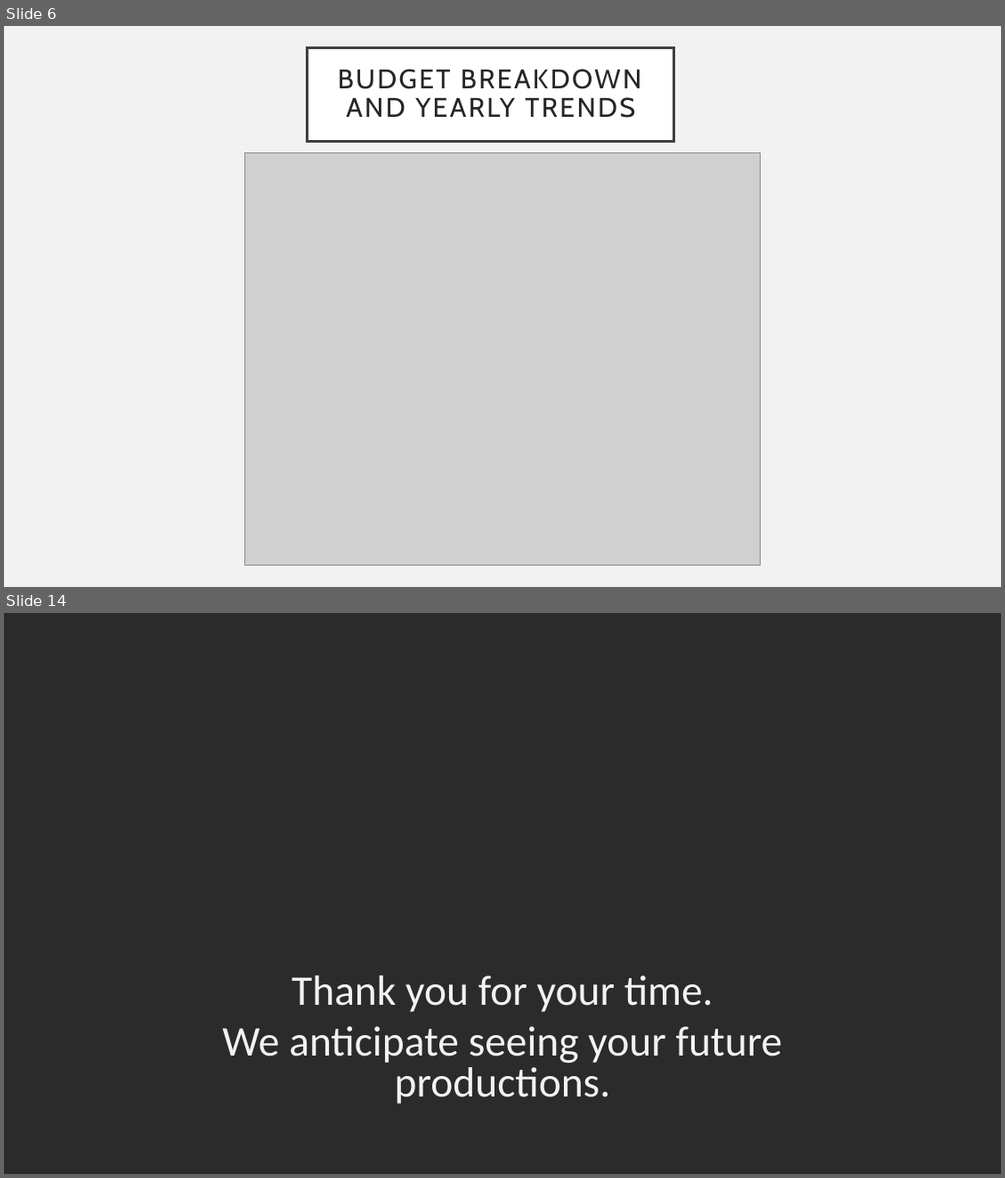
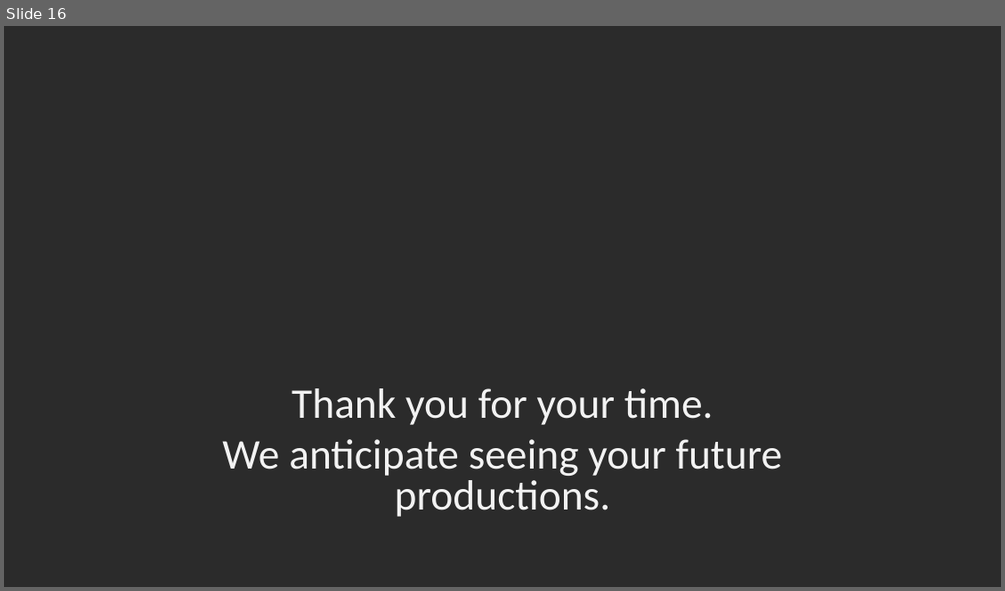
Before and after one commit to conlpate/dsc-mod-1-project-v2-1-onl01-dtsc-pt-052620, a slide deck: Presentation.pptx. Shown one above the other, each under a label of ours: slides 6 and 14 before the commit, slide 16 after it; the slides between them are not shown. The pictures are 1005x1178 and 1005x591 pixels, drawn with LibreOffice and Linux fonts; fonts in the diff are those of the drawing; grey boxes stand for pictures; background and template pictures are left out; a plain dark background stands for a picture behind light text. Boxes give left, top, right and bottom in pixels: in the first picture for what was removed or moved away, otherwise in the second. Text is boxed around its words. In the diff, an @@ line names an element or a change of style, - is before the commit and + after.

```diff
--- a/Presentation.pptx
+++ b/Presentation.pptx
@@ slide 6 removed at (4, 26, 1001, 587), background #F2F2F2 @@
@@ rectangle removed at (307, 47, 675, 141) @@
-BUDGET BREAKDOWN AND YEARLY TRENDS
@@ picture removed at (245, 153, 760, 565) @@
@@ what was slide 14 is now slide 16 @@
```
Also in this commit, not shown: 3 slides changed, 10 slides added, 7 other slides removed, 11 other files.
